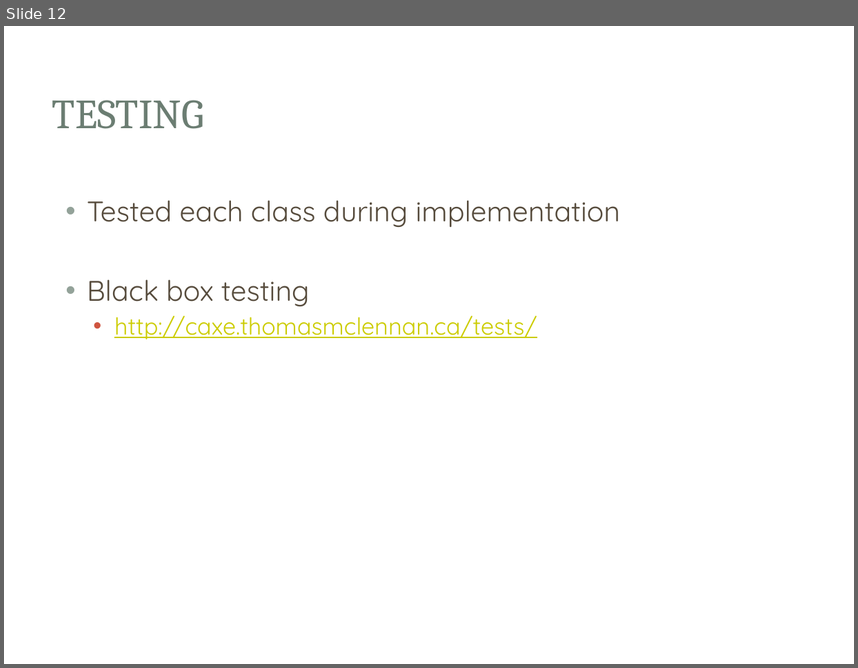
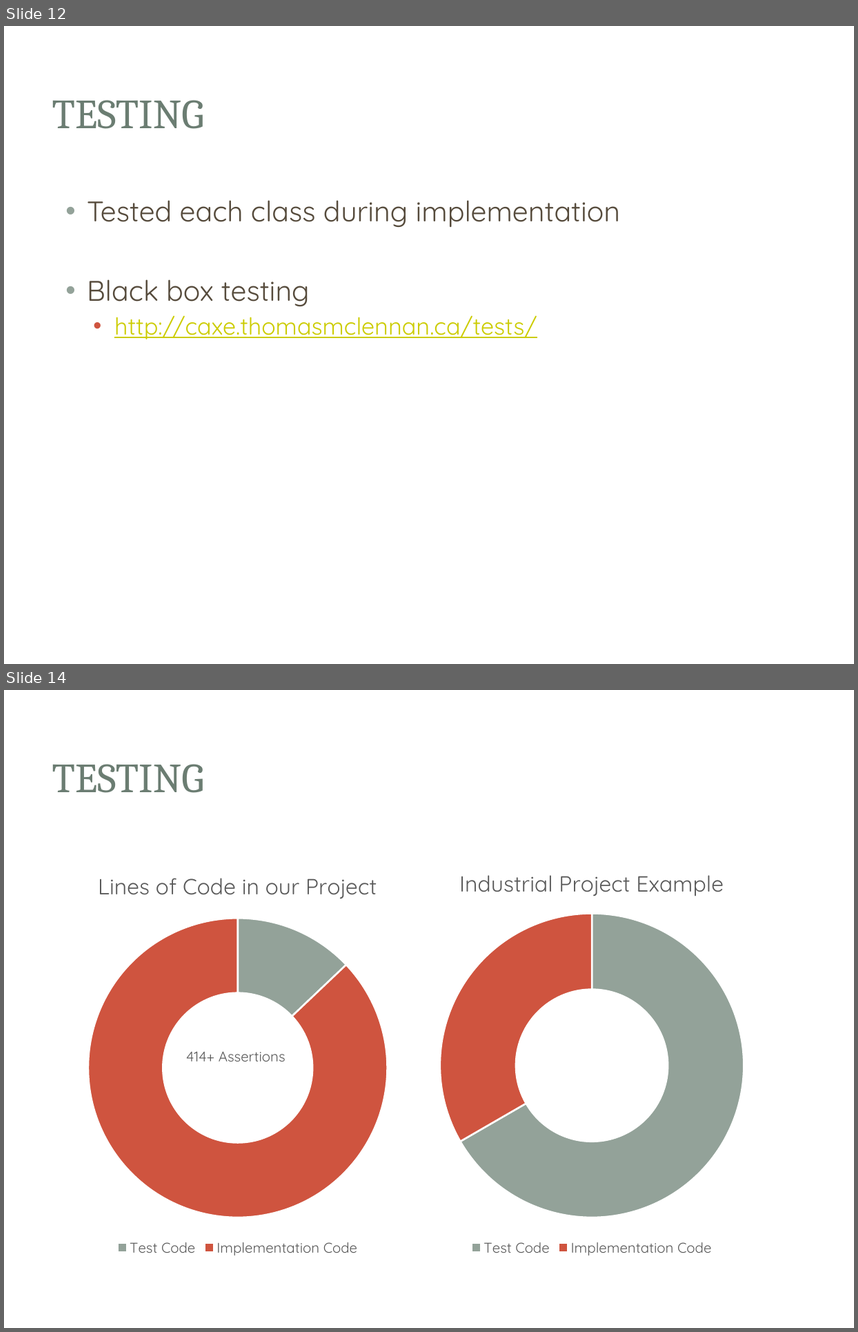
Before and after one commit to Exac/COMP370, a slide deck: presentation/COMP370_Project.pptx. Shown one above the other, each under a label of ours: slide 12 before the commit, slides 12 and 14 after it; the slides between them are not shown. The pictures are 858x668 and 858x1332 pixels, drawn with LibreOffice and Linux fonts; fonts in the diff are those of the drawing; background and template pictures are left out. Boxes give left, top, right and bottom in pixels: in the first picture for what was removed or moved away, otherwise in the second. Text is boxed around its words. In the diff, an @@ line names an element or a change of style, - is before the commit and + after.

```diff
--- a/presentation/COMP370_Project.pptx
+++ b/presentation/COMP370_Project.pptx
@@ slide 14 added at (x1=4, y1=690, x2=854, y2=1328), background picture (left out); not listed: 3 template elements that a slide beside it also shows @@
@@ title added at (x1=52, y1=764, x2=204, y2=793), 35 pt, text #6B7D72 @@
+TESTING
@@ doughnut chart added at (x1=47, y1=854, x2=429, y2=1259) @@
+title "Lines of Code in our Project "
+categories: Test Code, Implementation Code
+Series 1: 13, 87
@@ doughnut chart added at (x1=401, y1=854, x2=784, y2=1259) @@
+title "Industrial Project Example "
+categories: Test Code, Implementation Code
+Series 1: 67, 33
@@ text added at (x1=186, y1=1051, x2=286, y2=1061), 12 pt, text #595959 @@
+414+ Assertions
```
Also in this commit, not shown: 4 other slides added, 1 other file.
